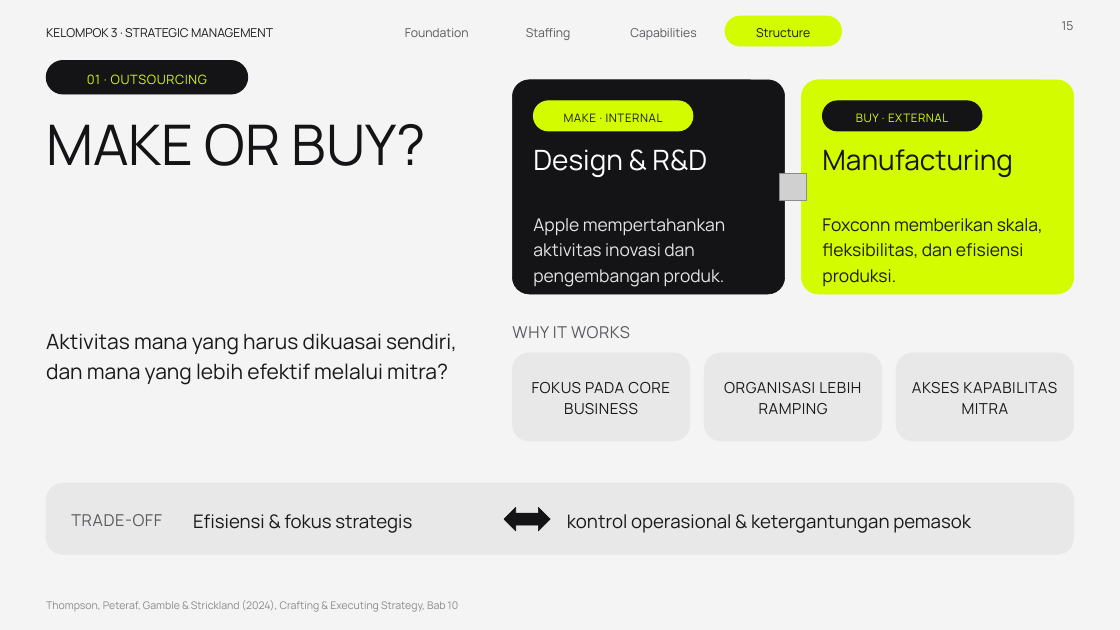
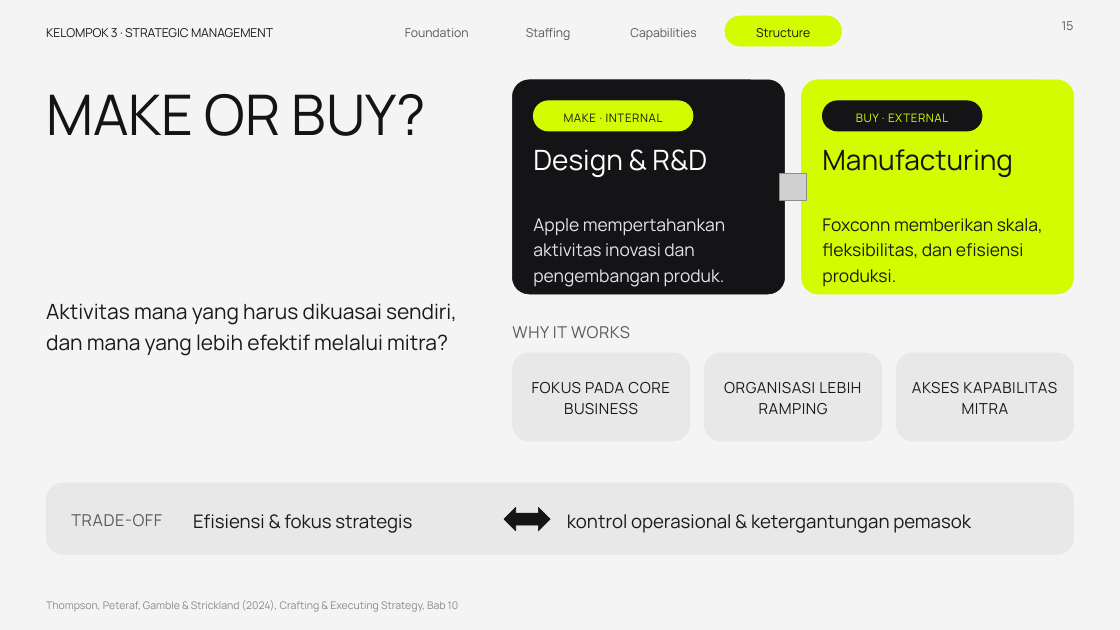
Before and after one commit to aslihabnuri/Dom-Manipulation, a slide deck: slide 15 of presentasi_ch10_kelompok3/SMJKT_Group 3_Aslih_Chapter 10 Strategy Execution.pptx. Drawn at 1120x630 pixels with LibreOffice and Linux fonts; fonts in the diff are those of the drawing; grey boxes stand for pictures. Boxes give left, top, right and bottom in pixels: in the first picture for what was removed or moved away, otherwise in the second. Text is boxed around its words. In the diff, an @@ line names an element or a change of style, - is before the commit and + after.

```diff
--- a/presentasi_ch10_kelompok3/SMJKT_Group 3_Aslih_Chapter 10 Strategy Execution.pptx
+++ b/presentasi_ch10_kelompok3/SMJKT_Group 3_Aslih_Chapter 10 Strategy Execution.pptx
@@ text "MAKE OR BUY?": place and size @@
-text "MAKE OR BUY?" at bbox=[46, 124, 426, 166]
+text "MAKE OR BUY?" at bbox=[46, 94, 426, 136]
@@ rounded rectangle removed at bbox=[46, 60, 248, 94] @@
@@ text removed at bbox=[87, 74, 207, 84] @@
-01 · OUTSOURCING
@@ text "Aktivitas mana yang harus dikuasai ...": place and size @@
-text "Aktivitas mana yang harus dikuasai ..." at bbox=[46, 333, 457, 385]
+text "Aktivitas mana yang harus dikuasai ..." at bbox=[46, 303, 457, 356]
```
Also in this commit, not shown: 7 other slides changed, 1 other file.
